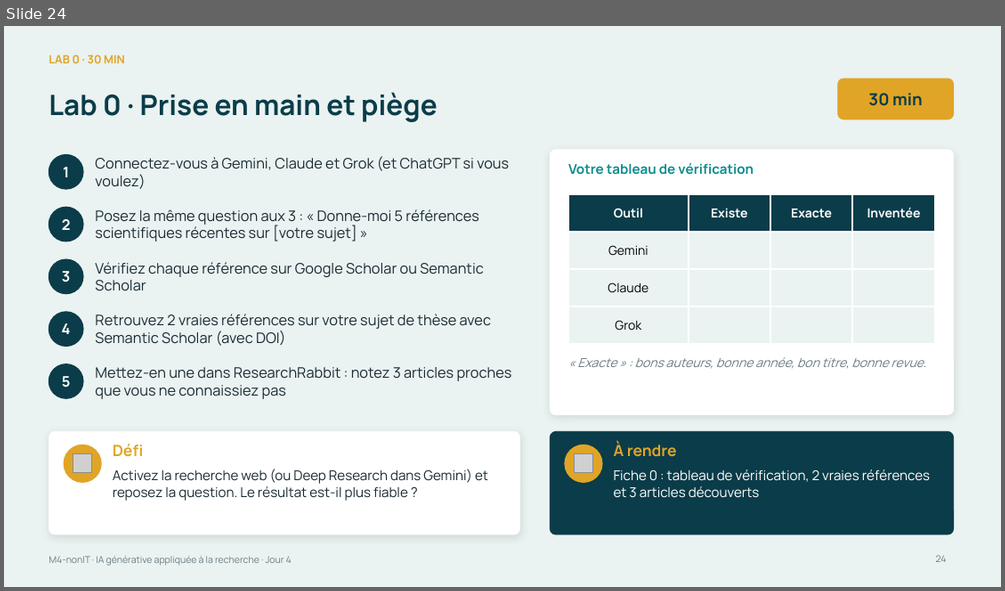
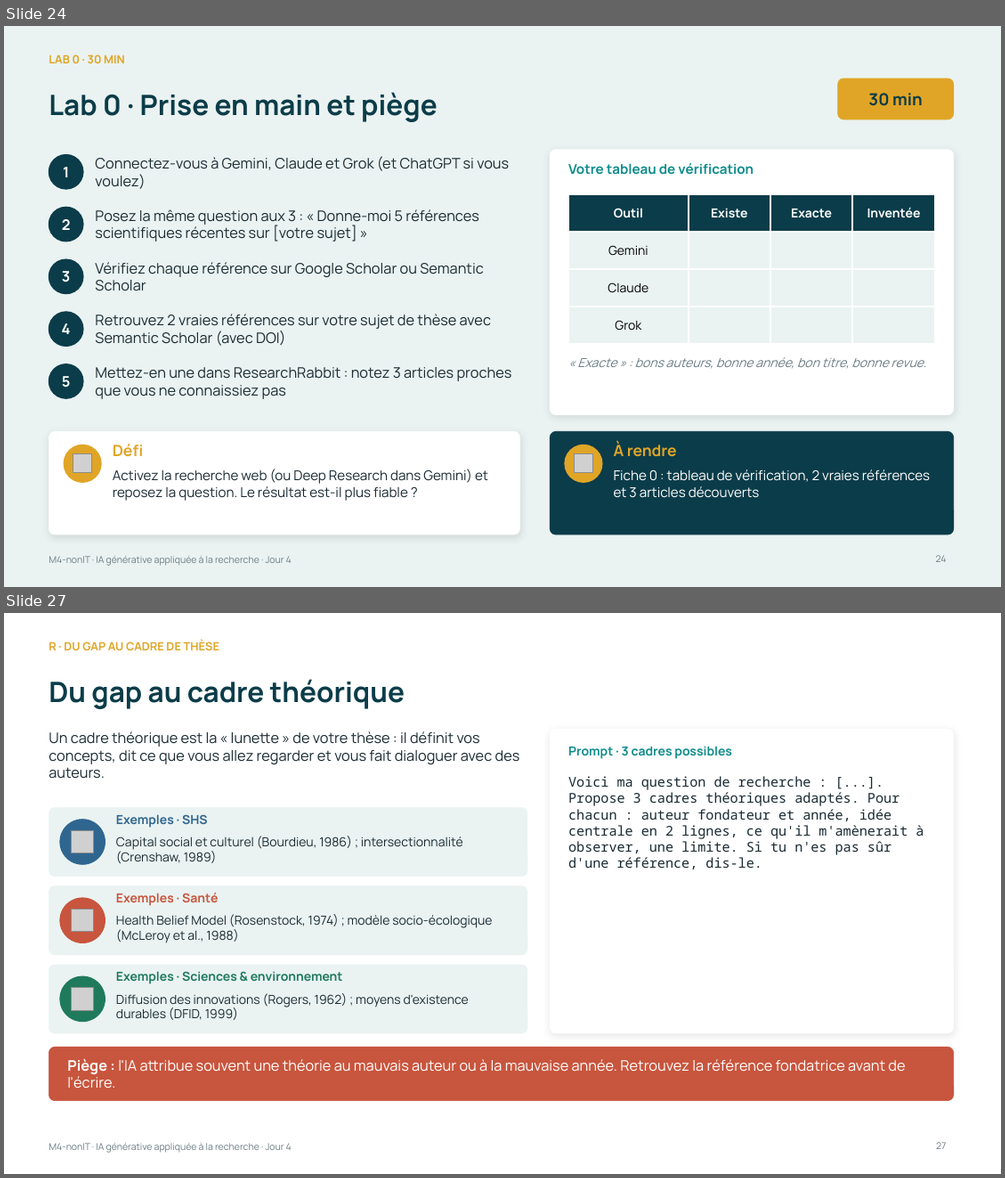
Before and after one commit to Amevi-isi/formation-chercheur-univ, a slide deck: module4_nonIT/M4-nonIT_IA_generative_appliquee.pptx. Shown one above the other, each under a label of ours: slide 24 before the commit, slides 24 and 27 after it; the slides between them are not shown. The pictures are 1005x591 and 1005x1178 pixels, drawn with LibreOffice and Linux fonts; fonts in the diff are those of the drawing; grey boxes stand for pictures. Boxes give left, top, right and bottom in pixels: in the first picture for what was removed or moved away, otherwise in the second. Text is boxed around its words. In the diff, an @@ line names an element or a change of style, - is before the commit and + after.

```diff
--- a/module4_nonIT/M4-nonIT_IA_generative_appliquee.pptx
+++ b/module4_nonIT/M4-nonIT_IA_generative_appliquee.pptx
@@ slide 27 added at [4, 613, 1001, 1174], background #FFFFFF; not listed: 1 template element that a slide beside it also shows @@
@@ text added at [48, 639, 219, 650], 11 pt, text #E0A526, bold @@
+R · DU GAP AU CADRE DE THÈSE
@@ title added at [48, 679, 404, 709], 27 pt, text #0B3C49, bold @@
+Du gap au cadre théorique
@@ text added at [48, 731, 520, 779], 14 pt, text #1A2B32 @@
+Un cadre théorique est la « lunette » de votre thèse : il définit vos concepts, dit ce que vous allez regarder et vous fait dialoguer avec des auteurs.
@@ rounded rectangle added at [550, 729, 954, 1033], fill #FFFFFF, outline #FFFFFF 0.5 pt @@
@@ text added at [568, 746, 732, 759], 12 pt, text #0E8C8C, bold @@
+Prompt · 3 cadres possibles
@@ text added at [568, 776, 923, 869], 13 pt, text #1A2B32 @@
+Voici ma question de recherche : [...]. Propose 3 cadres théoriques adaptés. Pour chacun : auteur fondateur et année, idée centrale en 2 lignes, ce qu'il m'amènerait à observer, une limite. Si tu n'es pas sûr d'une référence, dis-le.
@@ rounded rectangle added at [48, 807, 527, 876], fill #EAF3F2, outline #EAF3F2 0.5 pt @@
@@ ellipse added at [60, 819, 105, 864], fill #2F6690, outline #2F6690 1 pt @@
@@ text added at [116, 814, 207, 827], 12 pt, text #2F6690, bold @@
+Exemples · SHS
@@ picture added at [72, 831, 94, 853] @@
@@ text added at [116, 835, 463, 864], 12 pt, text #1A2B32 @@
+Capital social et culturel (Bourdieu, 1986) ; intersectionnalité (Crenshaw, 1989)
@@ rounded rectangle added at [48, 886, 527, 955], fill #EAF3F2, outline #EAF3F2 0.5 pt @@
@@ ellipse added at [60, 898, 105, 943], fill #C8553D, outline #C8553D 1 pt @@
@@ text added at [116, 892, 218, 906], 12 pt, text #C8553D, bold @@
+Exemples · Santé
@@ picture added at [72, 909, 94, 932] @@
@@ text added at [116, 914, 492, 943], 12 pt, text #1A2B32 @@
+Health Belief Model (Rosenstock, 1974) ; modèle socio-écologique (McLeroy et al., 1988)
@@ rounded rectangle added at [48, 965, 527, 1033], fill #EAF3F2, outline #EAF3F2 0.5 pt @@
@@ ellipse added at [60, 976, 105, 1022], fill #1F7A5C, outline #1F7A5C 1 pt @@
@@ text added at [116, 971, 343, 984], 12 pt, text #1F7A5C, bold @@
+Exemples · Sciences & environnement
@@ picture added at [72, 988, 94, 1010] @@
@@ text added at [116, 993, 469, 1020], 12 pt, text #1A2B32 @@
+Diffusion des innovations (Rogers, 1962) ; moyens d'existence durables (DFID, 1999)
@@ rounded rectangle added at [48, 1046, 954, 1101], fill #C8553D, outline #C8553D 0.5 pt @@
@@ text added at [67, 1059, 905, 1087], 14 pt, text #FFFFFF @@
+Piège : l'IA attribue souvent une théorie au mauvais auteur ou à la mauvaise année. Retrouvez la référence fondatrice avant de l'écrire.
@@ page number added at [936, 1142, 946, 1149], 9 pt, text #6B7C82 @@
+27
```
Also in this commit, not shown: 5 slides changed, 4 other slides added, 9 slides removed, 9 other files.
